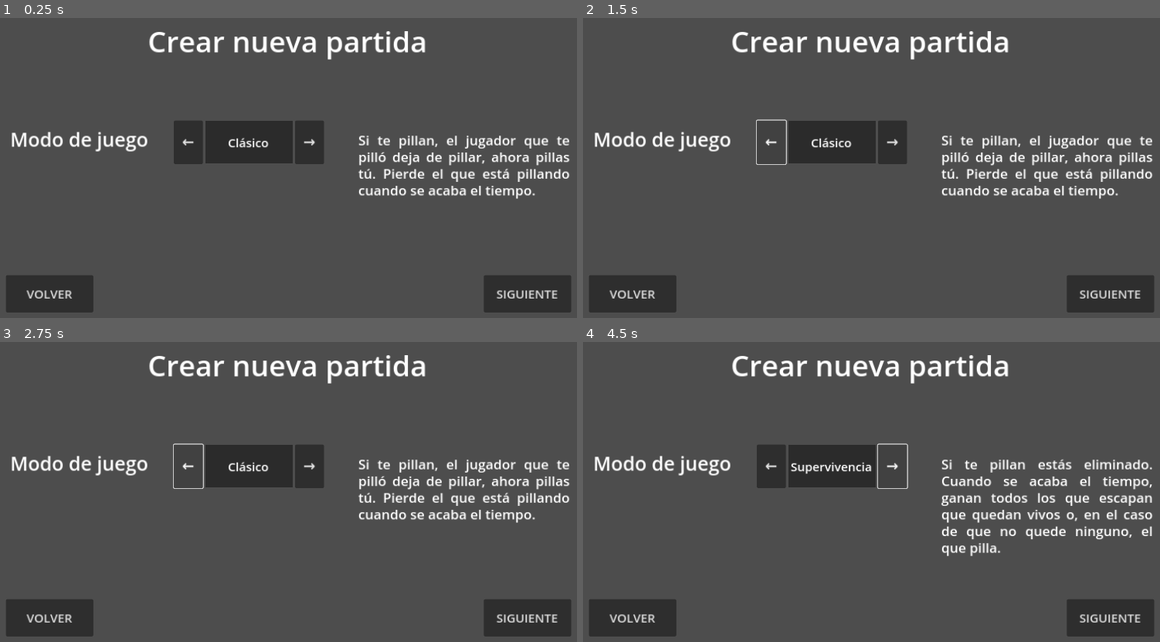
Above: before the commit, frames 1-4 (two rows, left to right).
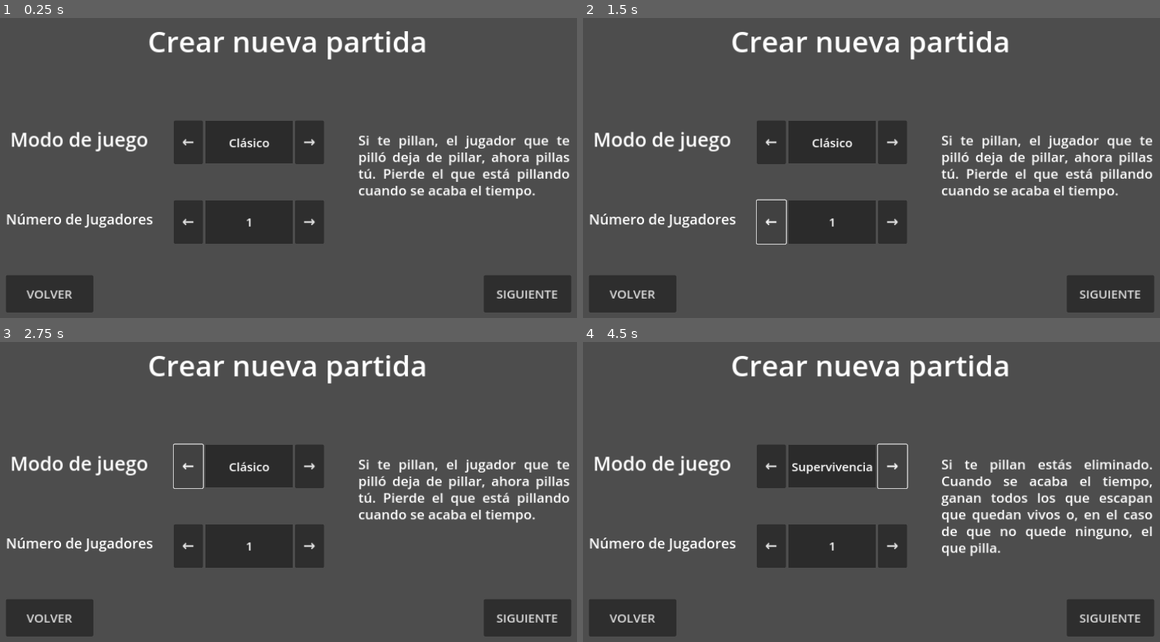
Above: after the commit, the same moments.

Repository: codemonsters/tag-of-war
Game: Godot game, scene res://screens/menu/create_game.tscn
Same seed, same stepped clock (60 frames per second), same inputs: the game is played once before the commit and once after it. This scene is started directly instead of the project's main scene.
Inputs:
- Up to frame 1 (0.25 s): no input
- Up to frame 2 (1.5 s): click "→" at 0.5 s; click "←" at 1.25 s
- Up to frame 3 (2.75 s): click "←" at 2 s
- Up to frame 4 (4.5 s): click "SIGUIENTE" at 2.75 s; click "VOLVER" at 3.5 s; click "→" at 4.25 s

The runs differ from the first frame. In frame 1, 4.1% of the frame differs, in the area x 1-57%, y 39-76%; in frame 2, 3.7%; in frame 3, 4.1%; in frame 4, 4.3%.

Commit message:
Update create_game.tscn

Diff:
--- a/cliente/src/screens/menu/create_game.tscn
+++ b/cliente/src/screens/menu/create_game.tscn
@@ -168,6 +168,23 @@
 grow_horizontal = 2
 grow_vertical = 2
 
+[node name="PlayerArrowRTxt" type="Button" parent="CreateGame"]
+layout_mode = 1
+anchors_preset = 8
+anchor_left = 0.5
+anchor_top = 0.5
+anchor_right = 0.5
+anchor_bottom = 0.5
+offset_left = 16.0
+offset_top = 78.0
+offset_right = 76.0
+offset_bottom = 168.0
+grow_horizontal = 2
+grow_vertical = 2
+theme_override_font_sizes/font_size = 30
+text = "→"
+autowrap_mode = 2
+
 [node name="ScreenTitle" type="Label" parent="CreateGame"]
 layout_mode = 1
 anchors_preset = -1
@@ -235,12 +252,78 @@
 
 [node name="GamemodeNameTxt" type="Label" parent="CreateGame"]
 layout_mode = 0
-offset_left = 470.0
+offset_left = 471.0
 offset_top = 281.0
-offset_right = 650.0
+offset_right = 652.0
 offset_bottom = 356.0
 theme_override_font_sizes/font_size = 25
 text = "Gamemode"
+horizontal_alignment = 1
+vertical_alignment = 1
+
+[node name="PlayerNumTxt" type="Label" parent="CreateGame"]
+layout_mode = 1
+anchors_preset = 8
+anchor_left = 0.5
+anchor_top = 0.5
+anchor_right = 0.5
+anchor_bottom = 0.5
+offset_left = -574.0
+offset_top = 96.0
+offset_right = -288.0
+offset_bottom = 151.0
+grow_horizontal = 2
+grow_vertical = 2
+theme_override_font_sizes/font_size = 29
+text = "Número de Jugadores"
+
+[node name="PlayerArrowLTxt" type="Button" parent="CreateGame"]
+layout_mode = 1
+anchors_preset = 8
+anchor_left = 0.5
+anchor_top = 0.5
+anchor_right = 0.5
+anchor_bottom = 0.5
+offset_left = -235.0
+offset_top = 78.0
+offset_right = -175.0
+offset_bottom = 168.0
+grow_horizontal = 2
+grow_vertical = 2
+theme_override_font_sizes/font_size = 30
+text = "←"
+autowrap_mode = 2
+
+[node name="GamemodeBackground2" type="ColorRect" parent="CreateGame"]
+layout_mode = 1
+anchors_preset = 8
+anchor_left = 0.5
+anchor_top = 0.5
+anchor_right = 0.5
+anchor_bottom = 0.5
+offset_left = -169.0
+offset_top = 78.5
+offset_right = 12.0
+offset_bottom = 167.5
+grow_horizontal = 2
+grow_vertical = 2
+color = Color(0.169245, 0.169245, 0.169245, 1)
+
+[node name="SelectPlayerNumTxt" type="Label" parent="CreateGame"]
+layout_mode = 1
+anchors_preset = 8
+anchor_left = 0.5
+anchor_top = 0.5
+anchor_right = 0.5
+anchor_bottom = 0.5
+offset_left = -169.0
+offset_top = 85.0
+offset_right = 12.0
+offset_bottom = 160.0
+grow_horizontal = 2
+grow_vertical = 2
+theme_override_font_sizes/font_size = 25
+text = "1"
 horizontal_alignment = 1
 vertical_alignment = 1
 
@@ -277,8 +360,10 @@
 theme_override_font_sizes/font_size = 25
 text = "VOLVER"
 
+[connection signal="pressed" from="CreateGame/PlayerArrowRTxt" to="." method="_on_right_arrow_txt_pressed"]
 [connection signal="pressed" from="CreateGame/LeftArrowTxt" to="." method="_on_left_arrow_txt_pressed"]
 [connection signal="pressed" from="CreateGame/RightArrowTxt" to="." method="_on_right_arrow_txt_pressed"]
+[connection signal="pressed" from="CreateGame/PlayerArrowLTxt" to="." method="_on_left_arrow_txt_pressed"]
 [connection signal="pressed" from="ButtonNext" to="." method="_on_button_next_pressed"]
 [connection signal="pressed" from="ButtonGoBack" to="." method="_on_button_go_back_pressed"]
 [connection signal="pressed" from="ButtonGoBack" to="." method="_on_button_pressed"]
